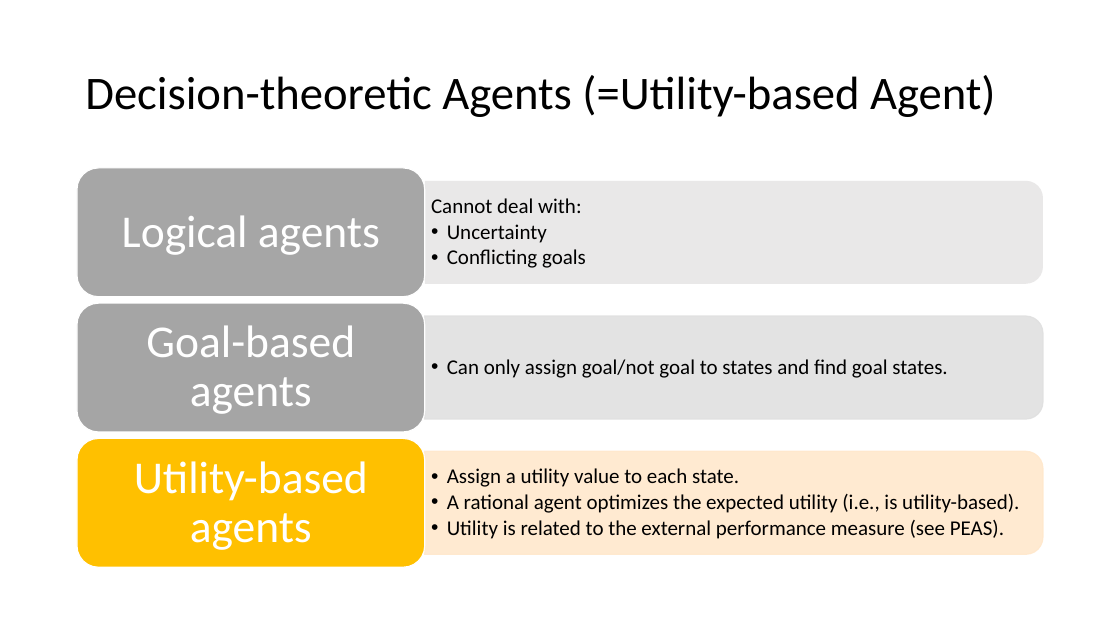
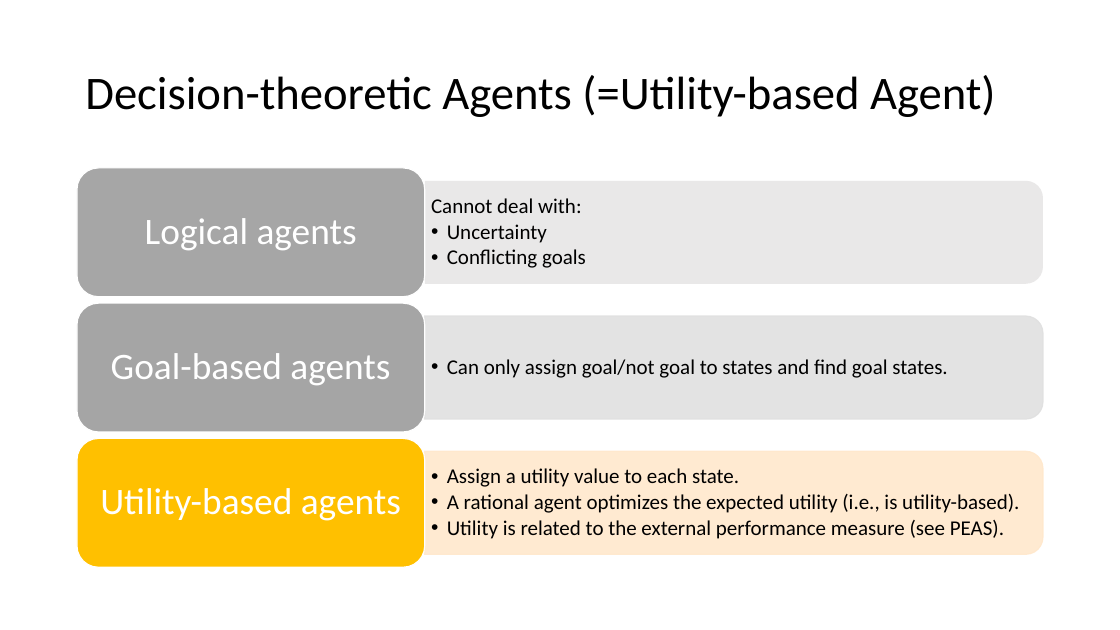
Before and after one commit to mhahsler/CS7320-AI, a slide deck: slide 3 of slides/16_decision_making.pptx. Drawn at 1120x630 pixels with LibreOffice and Linux fonts; fonts in the diff are those of the drawing. Boxes give left, top, right and bottom in pixels: in the first picture for what was removed or moved away, otherwise in the second. Text is boxed around its words. In the diff, an @@ line names an element or a change of style, - is before the commit and + after.

```diff
--- a/slides/16_decision_making.pptx
+++ b/slides/16_decision_making.pptx
@@ size 39 to 32 pt; less space between paragraphs in 3 elements at bbox=[145, 218, 357, 250], bbox=[111, 353, 390, 385], bbox=[100, 488, 401, 521] @@
```
Also in this commit, not shown: 9 other slides changed, 1 other file.
